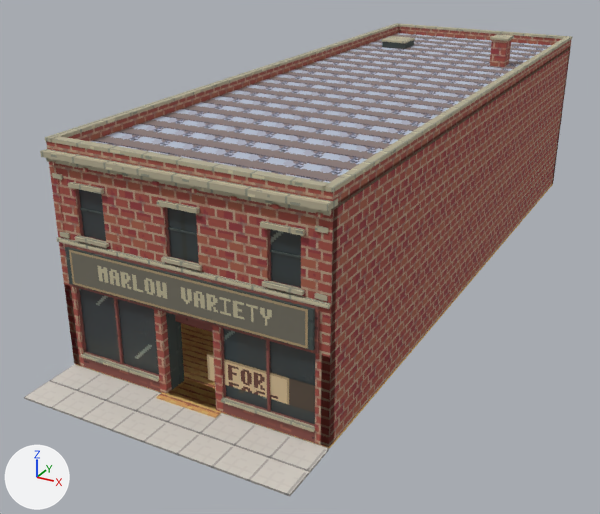
Before and after pictures for a commit that changed the glTF model prototypes/five-and-dime/marlow-closed-mid.glb.
Rendered twice from a 50 mm lens placed at (14.1, -18.3, 15.2), pointed at (-1.8, 10.5, 0.8). Every picture has the same lights, and +X, +Y and +Z are marked at lower left. The picture after the commit comes second. Objects named as collision shapes, trigger or cutter boxes, shadow casters or lower levels of detail are left out. Where no turn or scale is listed for an object, it has been applied to the vertices. Vertices at exactly the same position are counted once.

Names of what the first picture shows: 'Shared street sidewalk', 'building_shell__00', 'building_shell__01', 'building_shell__02', 'building_shell__03', 'building_shell__04', 'building_shell__06', 'roof_and_parapet__00', 'roof_and_parapet__01', 'roof_and_parapet__02', 'roof_and_parapet__03', 'sign_for_lease', 'sign_name'.
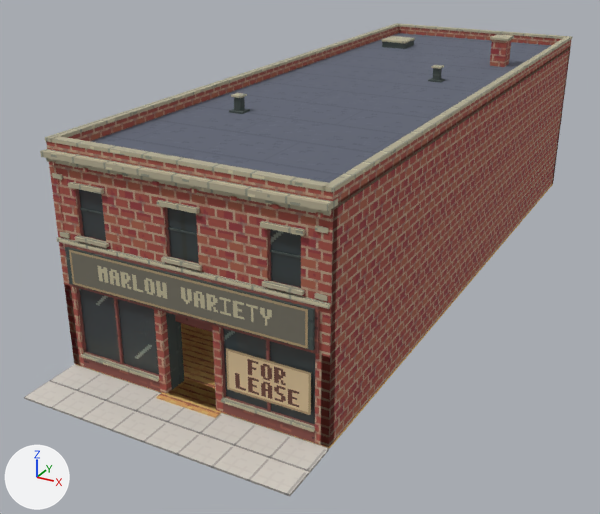
Where the change shows, as pixel boxes (x1, y1, x2, y2) in the pictures (600 x 514 px):
'roof_and_parapet__02', surface changed (darker)
    both: (90, 33, 552, 183)
'sign_for_lease', reshaped
    before: (207, 354, 315, 413)
    after: (226, 348, 311, 415)
'roof_and_parapet__03', reshaped
    before: (382, 40, 414, 49)
    after: (229, 40, 445, 114)
part 3 of me_rear_roof_scuttle, added
    after: (229, 109, 250, 114)
part 4 of me_rear_roof_scuttle, added
    after: (234, 97, 245, 111)
part 5 of me_rear_roof_scuttle, added
    after: (428, 78, 445, 83)
part 6 of me_rear_roof_scuttle, added
    after: (433, 68, 442, 80)

What changed in the scene script:
```text
Add img_membrane:
    img_membrane = load_image('membrane', '_unpacked/membrane', 128, 128, 'sRGB')
Change mat_roof_built_up:
    mat_roof_built_up.texture: img_tar -> img_membrane
Change me_sign_for_lease:
    used by ob_sign_for_lease; location = (0.0, 0.0, 0.0)
    remove me_sign_for_lease.from_pydata(...)  # 4 vertices, 2 faces; spans x 0.65..4.99, y 0.11, z 1.1..2.03
    add me_sign_for_lease.from_pydata(...)  # 4 vertices, 2 faces; spans x 1.41..4.36, y 0.05, z 1.0..2.47
    me_sign_for_lease part 1
    me_sign_for_lease.vertices[0].co: (0.65, 0.11, 1.1) -> (1.41, 0.05, 1.0)  # pixel (208, 379) -> pixel (227, 389)
    me_sign_for_lease.vertices[1].co: (4.99, 0.11, 1.1) -> (4.36, 0.05, 1.0)  # pixel (330, 417) -> pixel (310, 415)
    me_sign_for_lease.vertices[2].co: (4.99, 0.11, 2.03) -> (4.36, 0.05, 2.47)  # pixel (331, 390) -> pixel (310, 372)
    me_sign_for_lease.vertices[3].co: (0.65, 0.11, 2.03) -> (1.41, 0.05, 2.47)  # pixel (206, 353) -> pixel (225, 348)
Change me_continuous_roof_deck:
    where me_continuous_roof_deck.from_pydata(...)  # 8 vertices, 12 faces; spans x -4.9..4.9, y 0.1..27.9, z 7.6..7.8
    used by ob_roof_and_parapet__02; location = (0.0, 0.0, 0.0)
    me_continuous_roof_deck part 2: texture (UV) coordinates of 12 of 12 faces, centred in x -4.9..4.9, y 0.1..27.9, z 7.6..7.8, changed; they spanned u -22.5..22.5, v 0.06..22.5 and now span u -5.63..5.63, v 0.02..5.63
Change me_rear_roof_scuttle:
    used by ob_roof_and_parapet__03; location = (0.0, 0.0, 0.0)
    remove me_rear_roof_scuttle.from_pydata(...)  # 8 vertices, 12 faces; spans x -3.64..-2.37, y 22.89..24.18, z 7.75..8.05
    add me_rear_roof_scuttle.from_pydata(...)  # 40 vertices, 60 faces; spans x -3.64..2.16, y 7.11..24.18, z 7.75..8.32
    me_rear_roof_scuttle part 3: a new loose piece, a box spanning x -2.88..-2.32, y 7.11..7.65, z 7.75..7.815, in mat_detail_frames (picture img_iron)
    me_rear_roof_scuttle part 4: a new loose piece, a box spanning x -2.74..-2.46, y 7.24..7.52, z 7.815..8.32, in mat_detail_frames (picture img_iron)
    me_rear_roof_scuttle part 5: a new loose piece, a box spanning x 1.6..2.16, y 15.89..16.43, z 7.75..7.815, in mat_detail_frames (picture img_iron)
    me_rear_roof_scuttle part 6: a new loose piece, a box spanning x 1.74..2.02, y 16.02..16.3, z 7.815..8.32, in mat_detail_frames (picture img_iron)
```
